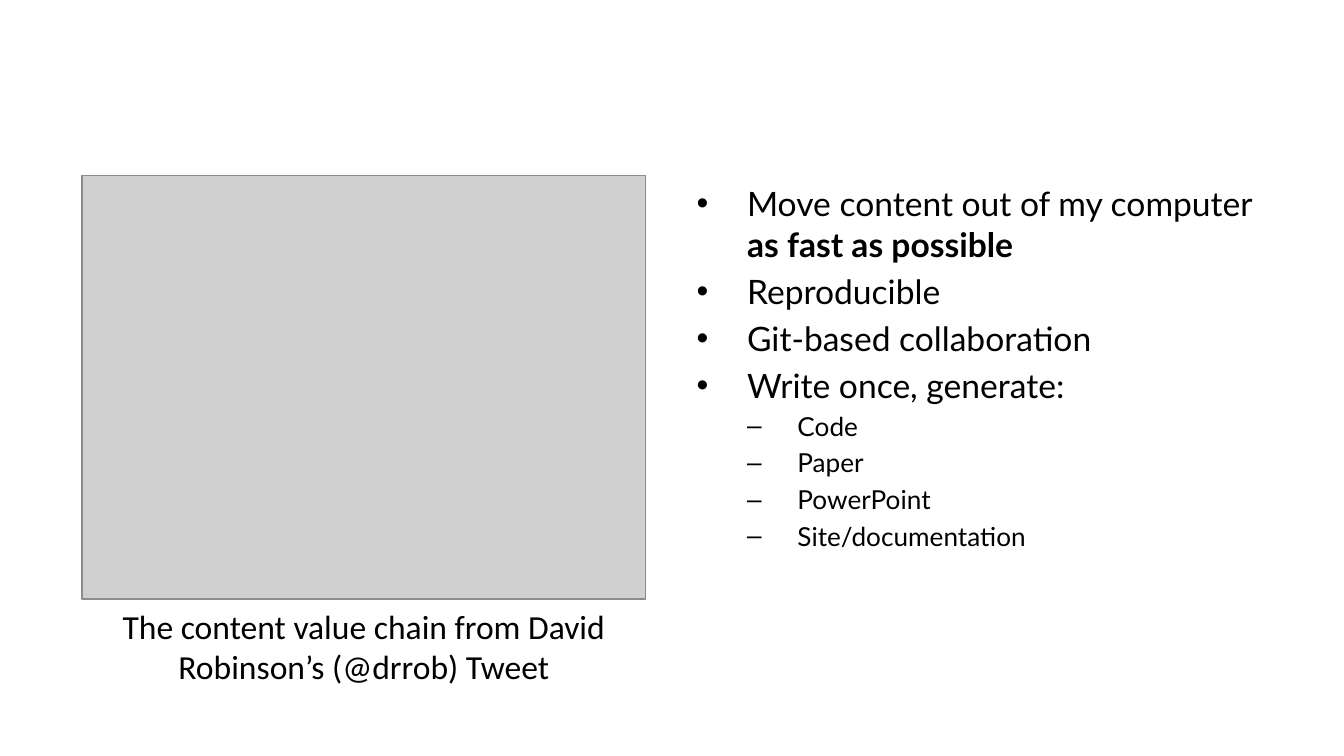
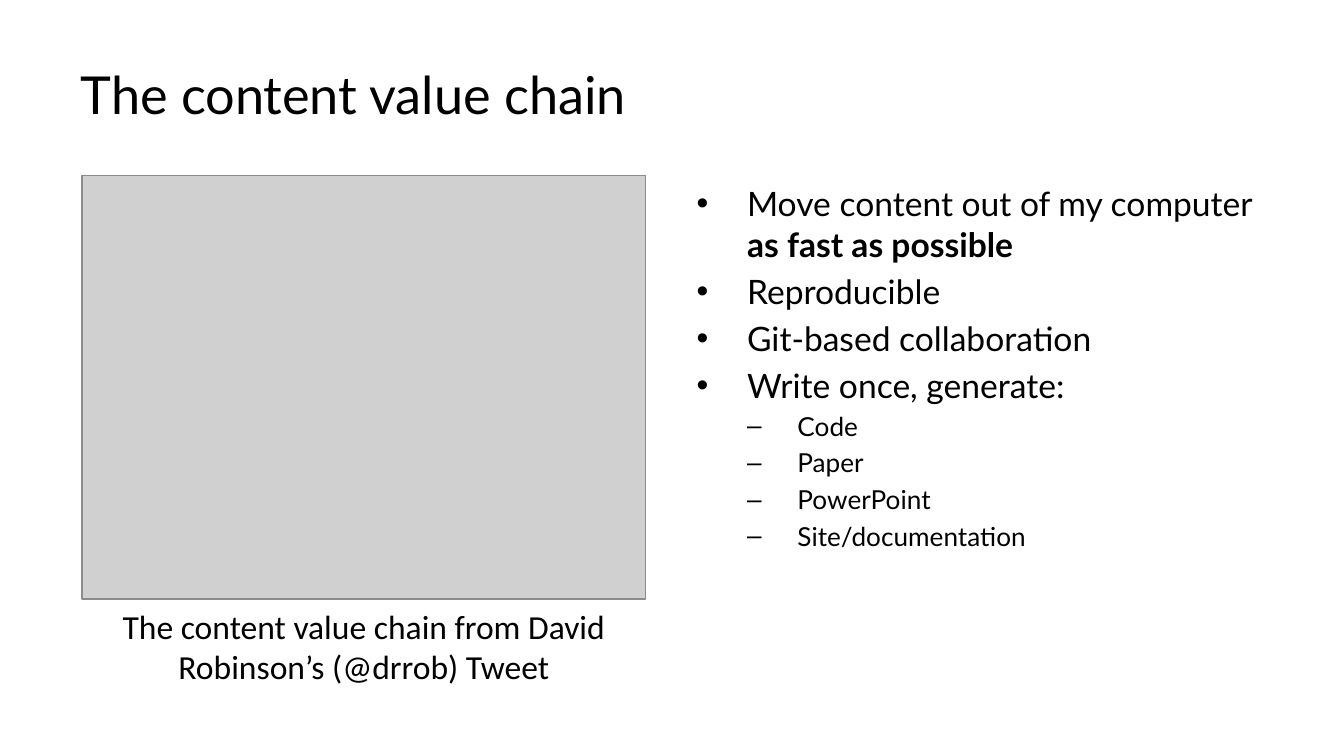
Before and after one commit to lucas-a-meyer/using-quarto, a slide deck: slide 3 of docs/presentation.pptx. Drawn at 1344x756 pixels with LibreOffice and Linux fonts; fonts in the diff are those of the drawing; grey boxes stand for pictures. Boxes give left, top, right and bottom in pixels: in the first picture for what was removed or moved away, otherwise in the second. Text is boxed around its words. In the diff, an @@ line names an element or a change of style, - is before the commit and + after.

```diff
--- a/docs/presentation.pptx
+++ b/docs/presentation.pptx
@@ title added at box(81, 75, 626, 115), 28 pt, text #000000 @@
+The content value chain
```
Also in this commit, not shown: 18 other slides changed, 8 slides added, 11 slides removed, 43 other files.
